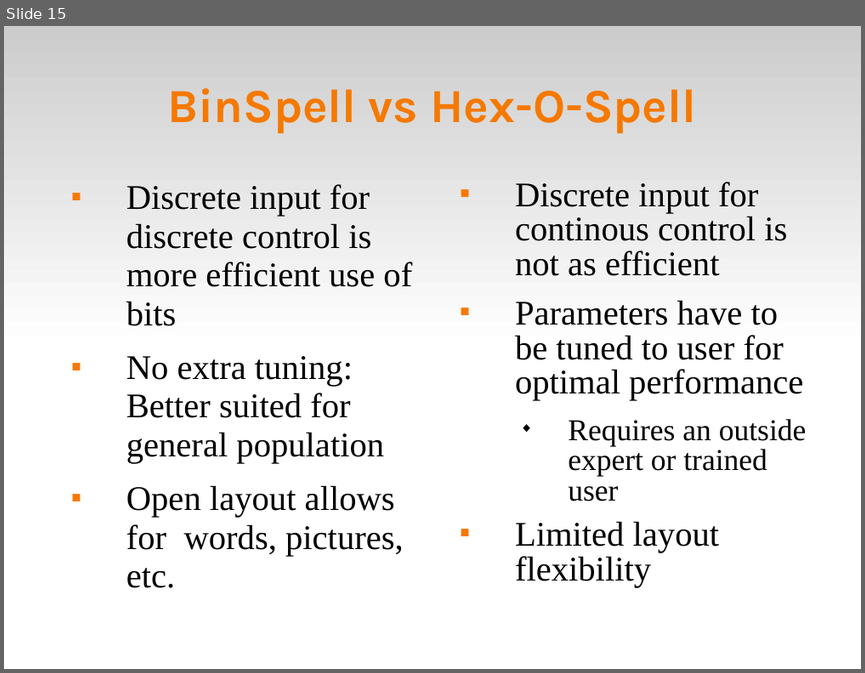
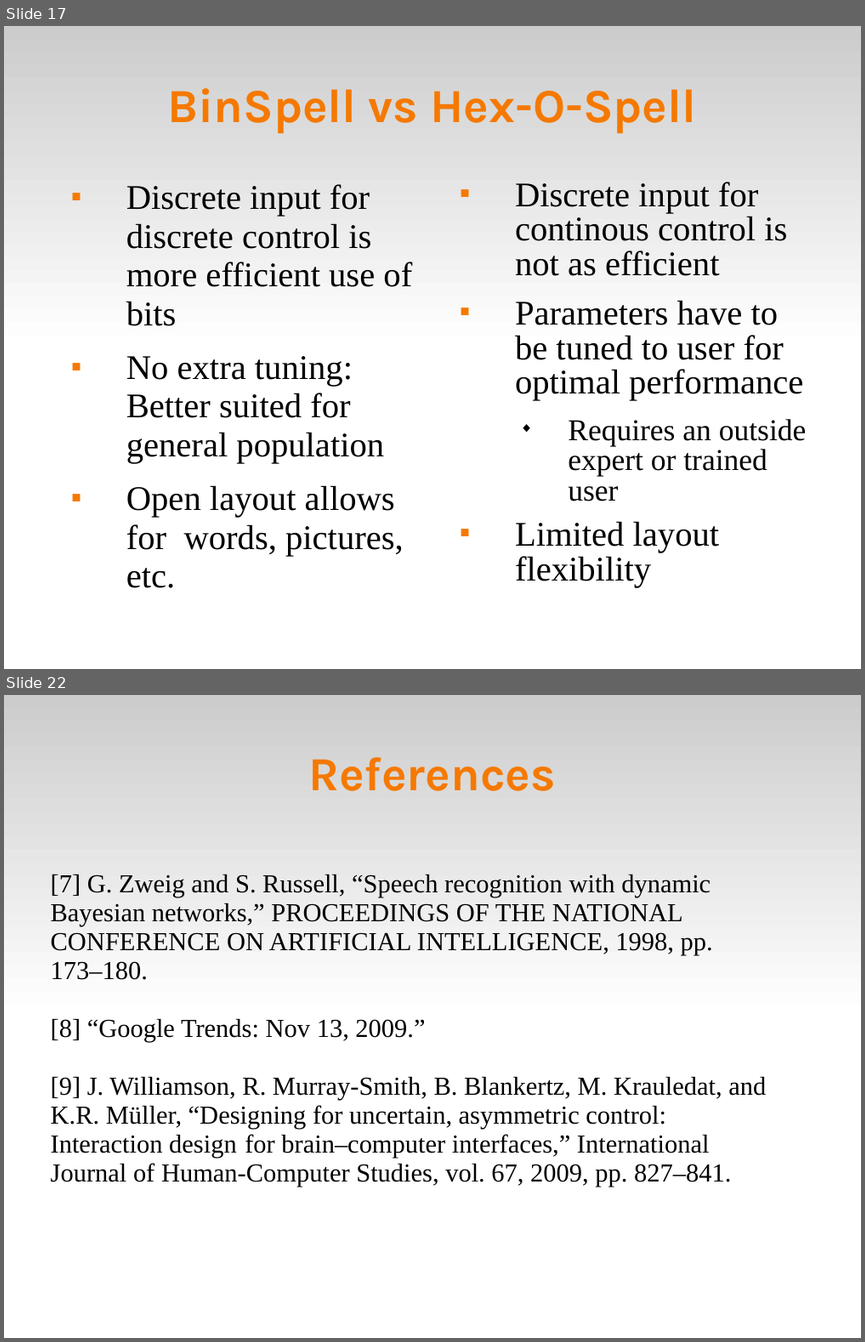
Before and after one commit to abdullah38rcc/BCI-Virtual-Keyboard, a slide deck: circlespell/docs/virtKey.ppt. Shown one above the other, each under a label of ours: slide 15 before the commit, slides 17 and 22 after it; the slides between them are not shown. The pictures are 865x673 and 865x1342 pixels, drawn with LibreOffice and Linux fonts; fonts in the diff are those of the drawing. Boxes give left, top, right and bottom in pixels: in the first picture for what was removed or moved away, otherwise in the second. Text is boxed around its words. In the diff, an @@ line names an element or a change of style, - is before the commit and + after.

```diff
--- a/circlespell/docs/virtKey.ppt
+++ b/circlespell/docs/virtKey.ppt
@@ slide 22 added at (x1=4, y1=695, x2=861, y2=1338), background #FFFFFF; not listed: 1 template element that a slide beside it also shows @@
@@ title added at (x1=308, y1=757, x2=556, y2=791), 44 pt, text #F57900, bold @@
+References
@@ text added at (x1=51, y1=874, x2=766, y2=1186), 24 pt, text #000000 @@
+[7] G. Zweig and S. Russell, “Speech recognition with dynamic Bayesian networks,” PROCEEDINGS OF THE NATIONAL CONFERENCE ON ARTIFICIAL INTELLIGENCE, 1998, pp. 173–180.
+[8] “Google Trends: Nov 13, 2009.”
+[9] J. Williamson, R. Murray-Smith, B. Blankertz, M. Krauledat, and K.R. Müller, “Designing for uncertain, asymmetric control: Interaction design for brain–computer interfaces,” International Journal of Human-Computer Studies, vol. 67, 2009, pp. 827–841.
@@ what was slide 15 is now slide 17 @@
```
Also in this commit, not shown: 9 slides changed, 3 other slides added, 1 slide removed.
